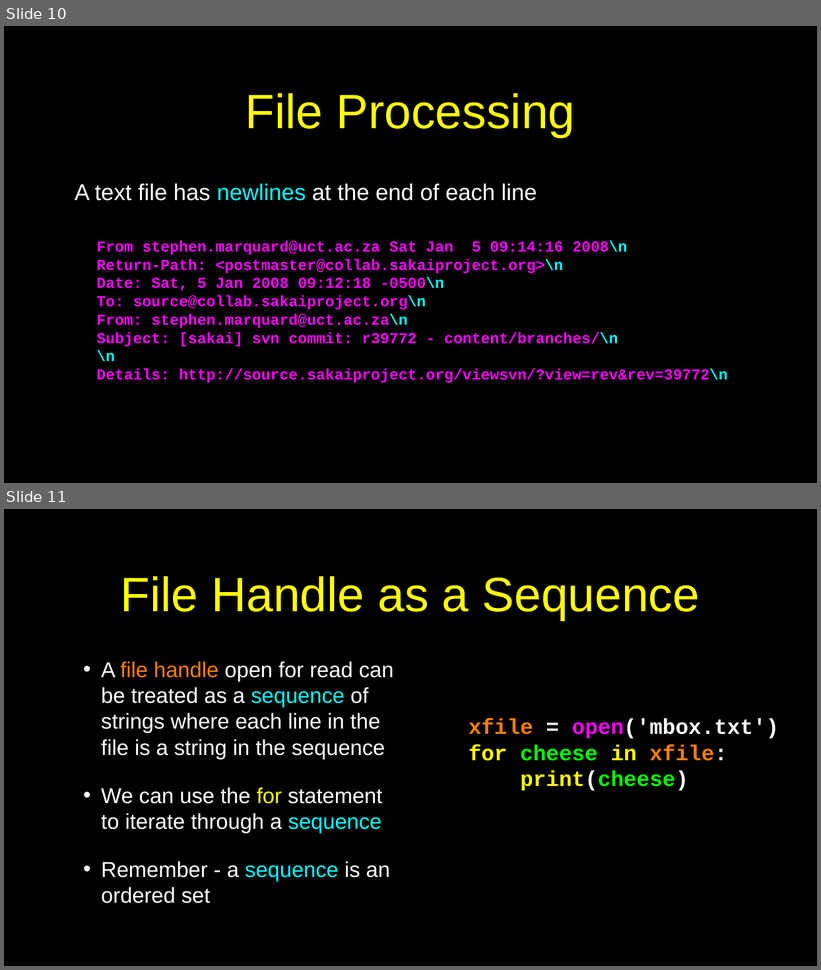
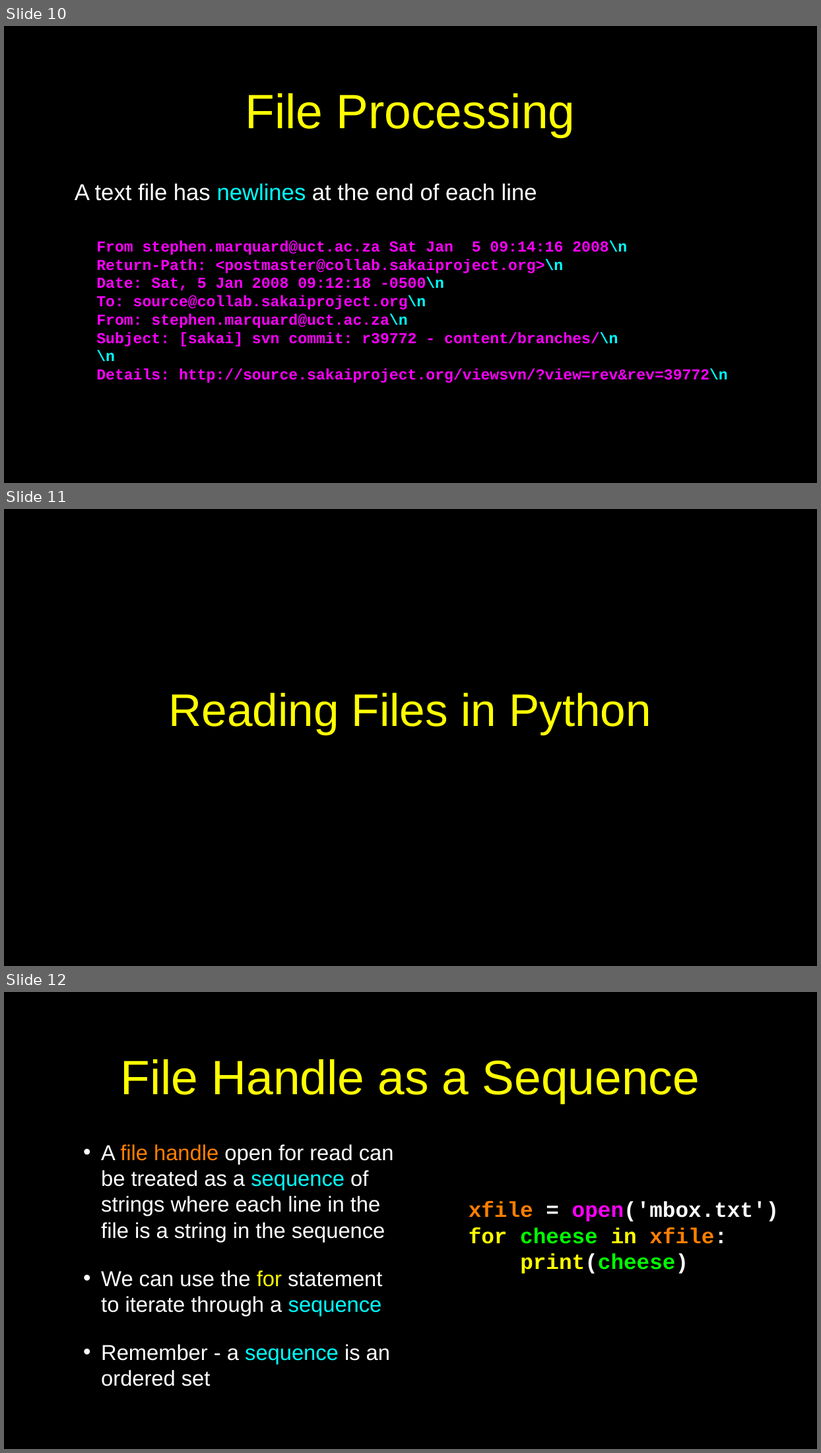
Before and after one commit to csev/py4e, a slide deck: lectures3/Pythonlearn-07-Files.pptx. Shown one above the other, each under a label of ours: slides 10 and 11 before the commit, slides 10, 11 and 12 after it. The pictures are 821x970 and 821x1453 pixels, drawn with LibreOffice and Linux fonts; fonts in the diff are those of the drawing. Boxes give left, top, right and bottom in pixels: in the first picture for what was removed or moved away, otherwise in the second. Text is boxed around its words. In the diff, an @@ line names an element or a change of style, - is before the commit and + after.

```diff
--- a/lectures3/Pythonlearn-07-Files.pptx
+++ b/lectures3/Pythonlearn-07-Files.pptx
@@ slide 11 added at bbox=[4, 509, 817, 966], background #000000; not listed: 1 template element that a slide beside it also shows @@
@@ title added at bbox=[169, 692, 651, 735], 72 pt, text #FFFF00 @@
+Reading Files in Python
@@ what was slide 11 is now slide 12 @@
```
Also in this commit, not shown: 1 other file.
